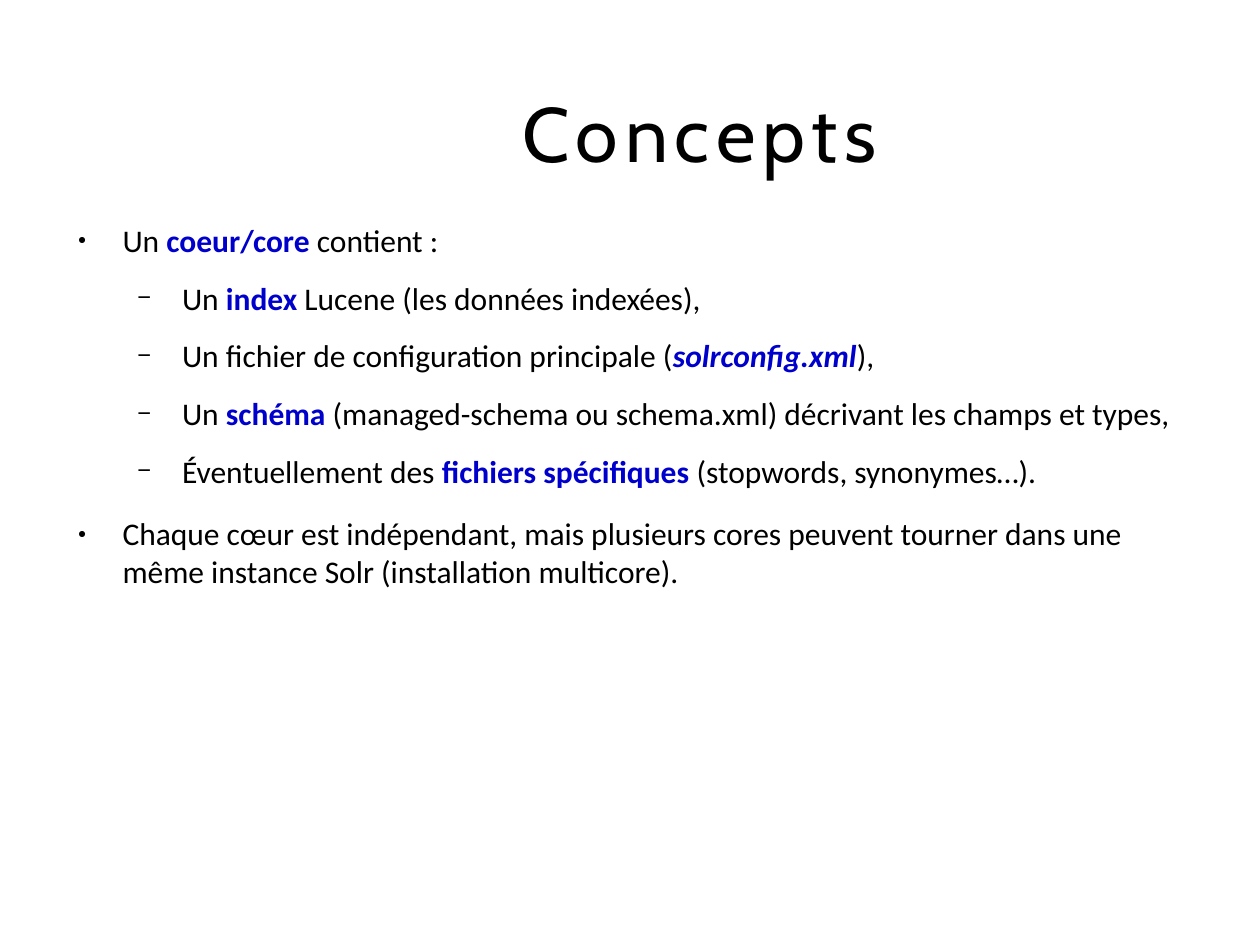
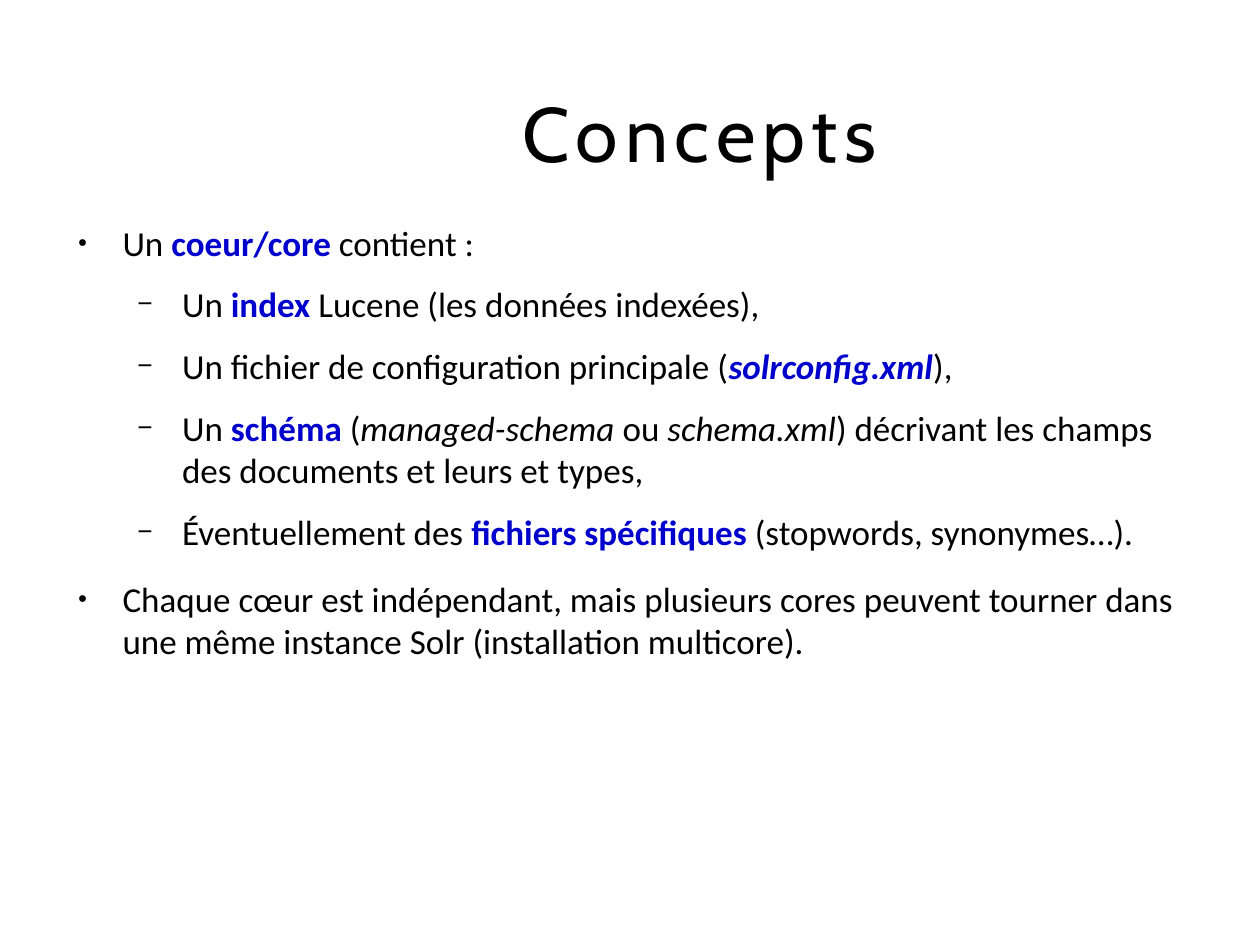
Before and after one commit to dthibau/solr, a slide deck: slide 26 of SolR.odp (slide 27 before the commit). Drawn at 1260x945 pixels with LibreOffice and Linux fonts; fonts in the diff are those of the drawing. Boxes give left, top, right and bottom in pixels: in the first picture for what was removed or moved away, otherwise in the second. Text is boxed around its words. In the diff, an @@ line names an element or a change of style, - is before the commit and + after.

```diff
--- a/SolR.odp
+++ b/SolR.odp
@@ text at (123,231,1172,659): size 18 to 20 pt in "Un coeur/core contient :", "Un index Lucene (les données indexées),", "Un fichier de configuration principale (solrconfig.xml),", "Éventuellement des fichiers spécifiques (stopwords, synonyme ..." and 1 more places @@
@@ text at (182,415,1152,489): text changed; size 18 to 20 pt @@
-  − Un schéma (managed-schema ou schema.xml) décrivant les champs et types,
+  − Un schéma (managed-schema ou schema.xml) décrivant les champs des documents et leurs et types,
```
Also in this commit, not shown: 32 other slides changed, 3 slides added, 2 slides removed, 3 other files.
